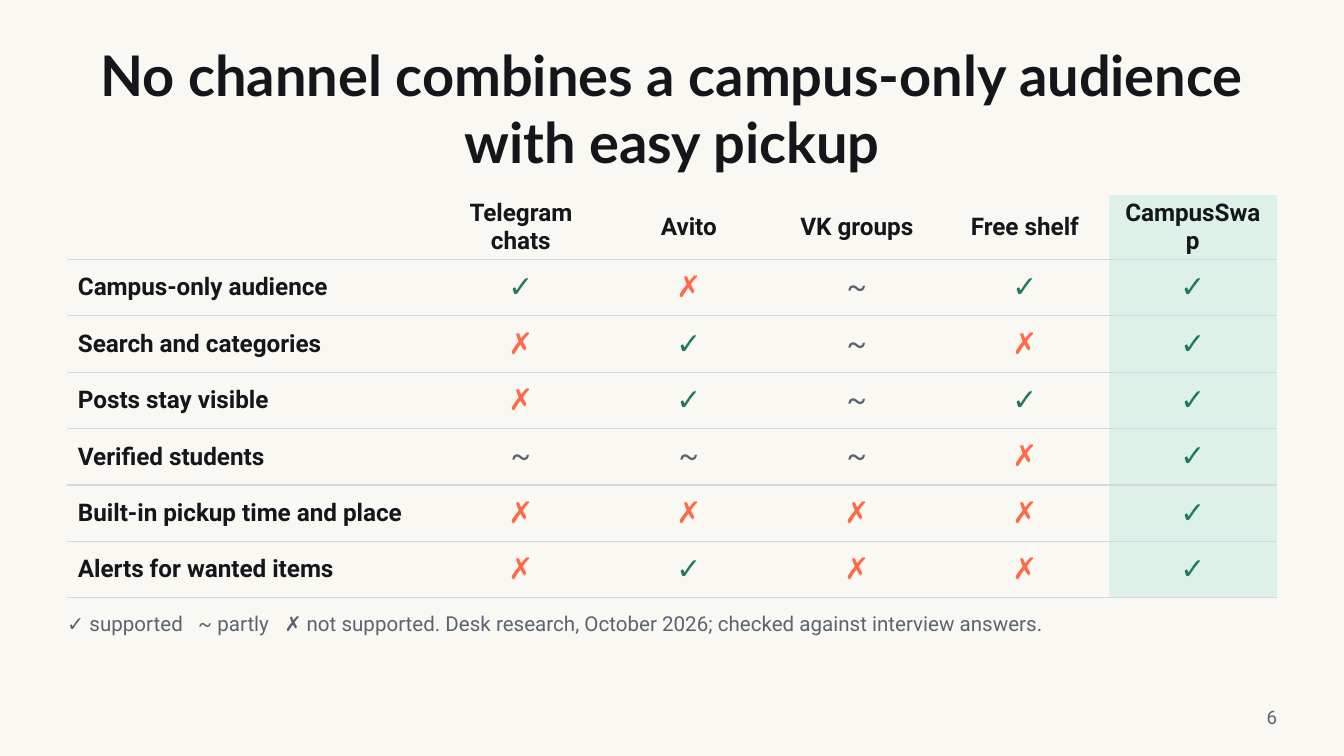
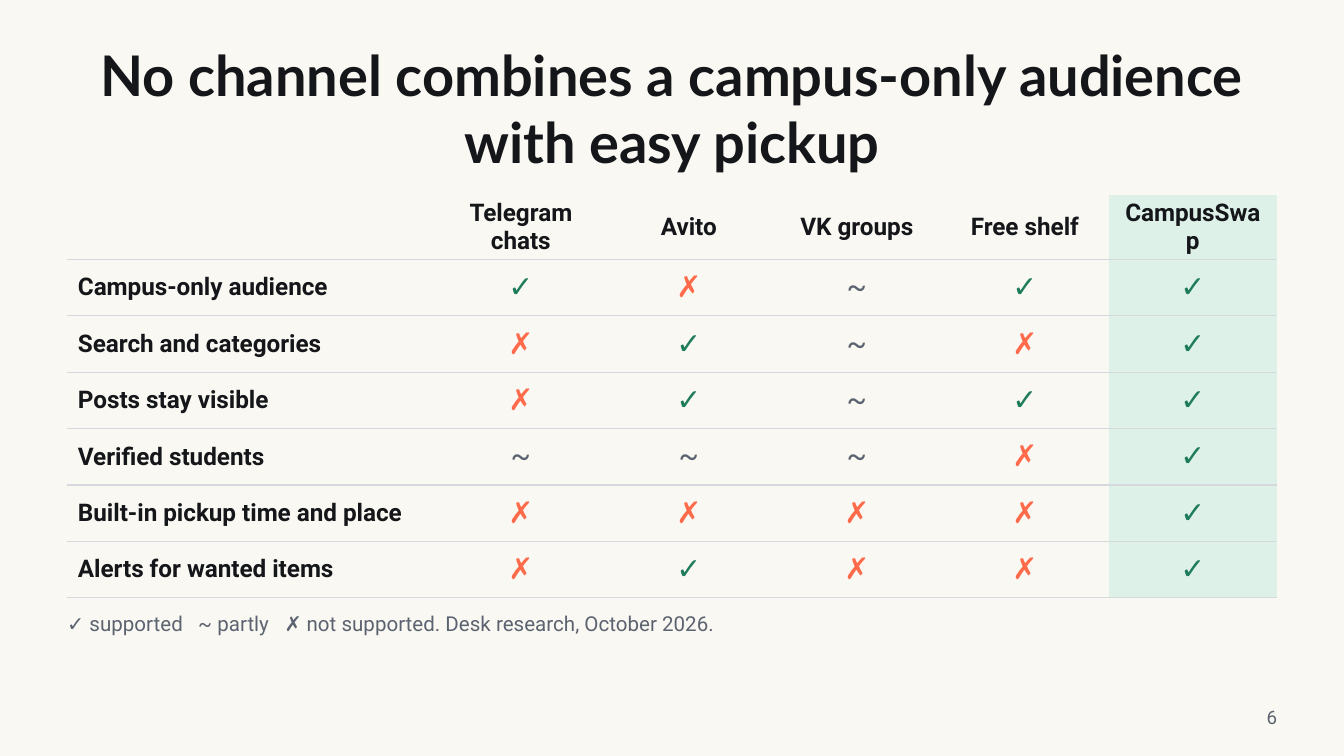
Before and after one commit to escalopa/campusswap, a slide deck: slide 6 of docs/assets/campusswap-case-study.pptx. Drawn at 1344x756 pixels with LibreOffice and Linux fonts; fonts in the diff are those of the drawing. Boxes give left, top, right and bottom in pixels: in the first picture for what was removed or moved away, otherwise in the second. Text is boxed around its words. In the diff, an @@ line names an element or a change of style, - is before the commit and + after.

```diff
--- a/docs/assets/campusswap-case-study.pptx
+++ b/docs/assets/campusswap-case-study.pptx
@@ text at (x1=89, y1=615, x2=714, y2=636): text changed @@
-✓ supported ~ partly ✗ not supported. Desk research, October 2026; checked against interview answers.
+✓ supported ~ partly ✗ not supported. Desk research, October 2026.
```
Also in this commit, not shown: 2 other slides changed, 1 slide added, 1 slide removed, 3 other files.
